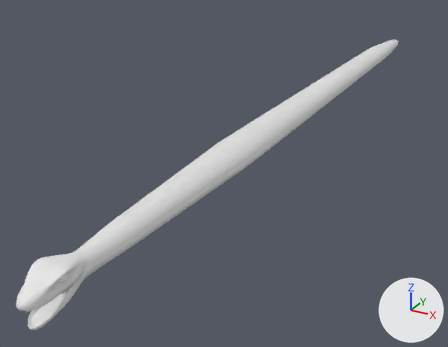
The glTF model game/Assets/snake.glb as it was, and as the next commit left it.
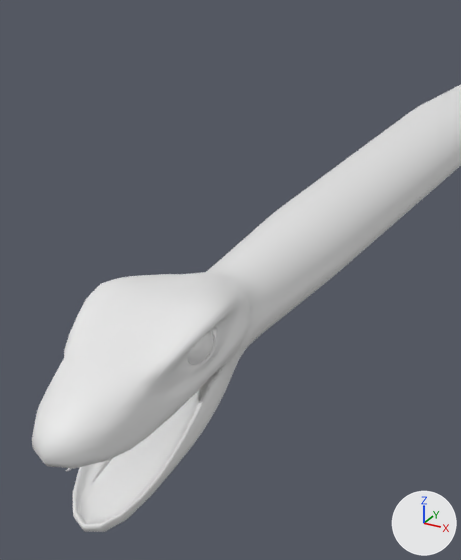
Each version is shown whole from a camera (50 mm lens) standing at (21.93, -22.5, 19.08) and looking at (-5.38, 27.15, -5.75), then close up from a camera (50 mm lens) standing at (5.25, -9.04, 5.32) and looking at (0.66, -0.69, 1.15). Every picture has the same lights, and +X, +Y and +Z are marked at lower right. Where no turn or scale is listed for an object, it has been applied to the vertices. Vertices at the same position are counted once.

The first close-up shows 'snake'.
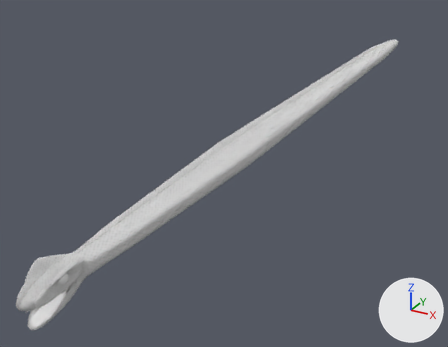
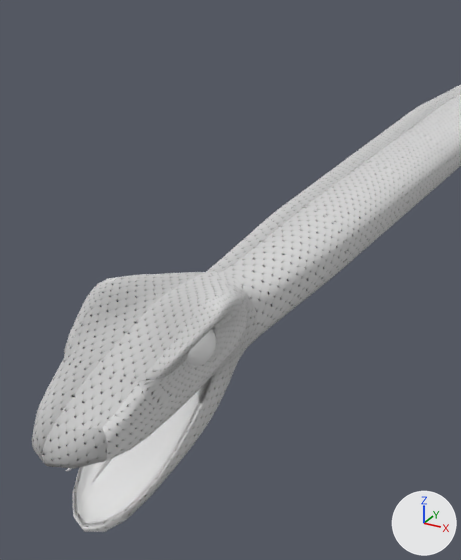
The newer file is also rescaled (x0.026), turned or shifted as a whole; pictures and numbers use the older file's frame.

Location of each change, [x1, y1, x2, y2] in pixels of the close-ups (461 x 560 px):
part 1 of me_cylinder, built on
    before: [86, 272, 251, 431]
    after: [87, 272, 248, 431]
part 2 of me_cylinder, recoloured (white to grey)
    both: [32, 85, 461, 532]
part 3 of me_cylinder, recoloured
    both: [67, 390, 199, 523]

The change, as a list of edits to the scene's bpy script:
```text
Add img_scalebrush:
    img_scalebrush = load_image('scaleBrush', '_unpacked/scaleBrush', 1080, 1080, 'Non-Color')
Add mat_snake:
    mat_snake = bpy.data.materials.new('snake')
    # uses the picture img_scalebrush
Add mat_mouth:
    mat_mouth = bpy.data.materials.new('mouth')
    # nodes: BsdfPrincipled, Mix, OutputMaterial, VertexColor
    # colours: white #e7e7e7
Change me_cylinder:
    used by ob_snake; location = (0.0, 0.0, 0.0)
    remove me_cylinder.from_pydata(...)  # 2554 vertices, 5104 faces; spans x -1.8..1.8, y -4.5..70.3, z -1.8..1.5
    add me_cylinder.from_pydata(...)  # 2754 vertices, 5504 faces; spans x -1.8..1.8, y -4.5..70.3, z -1.8..1.5
    me_cylinder part 1: 27 vertices moved from x -1.0..1.0, y -2.1..-0.6, z -0.3..0.6 to x -0.9..0.9, y -2.1..-0.6, z -0.4..0.6; 79 vertices removed from x -1.1..1.1, y -2.1..-0.4, z -1.1..1.2; 279 vertices added at x -1.2..1.2, y -2.2..-0.4, z -1.1..1.2
    me_cylinder part 2: 3614 faces spanning x -1.8..1.8, y -4.5..70.3, z -1.8..1.5 switch from no material to mat_snake
    me_cylinder part 3: 834 faces spanning x -0.7..0.7, y -4.3..-0.5, z -1.7..0.0 switch from no material to mat_mouth
```
